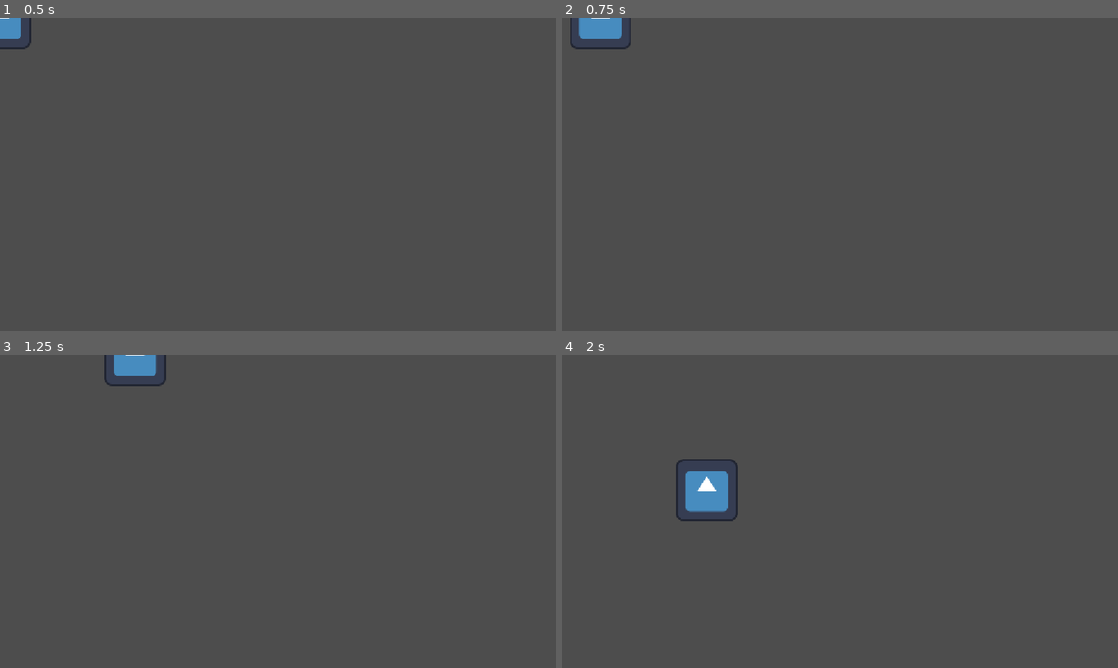
Above: before the commit, frames 1-4 (two rows, left to right).
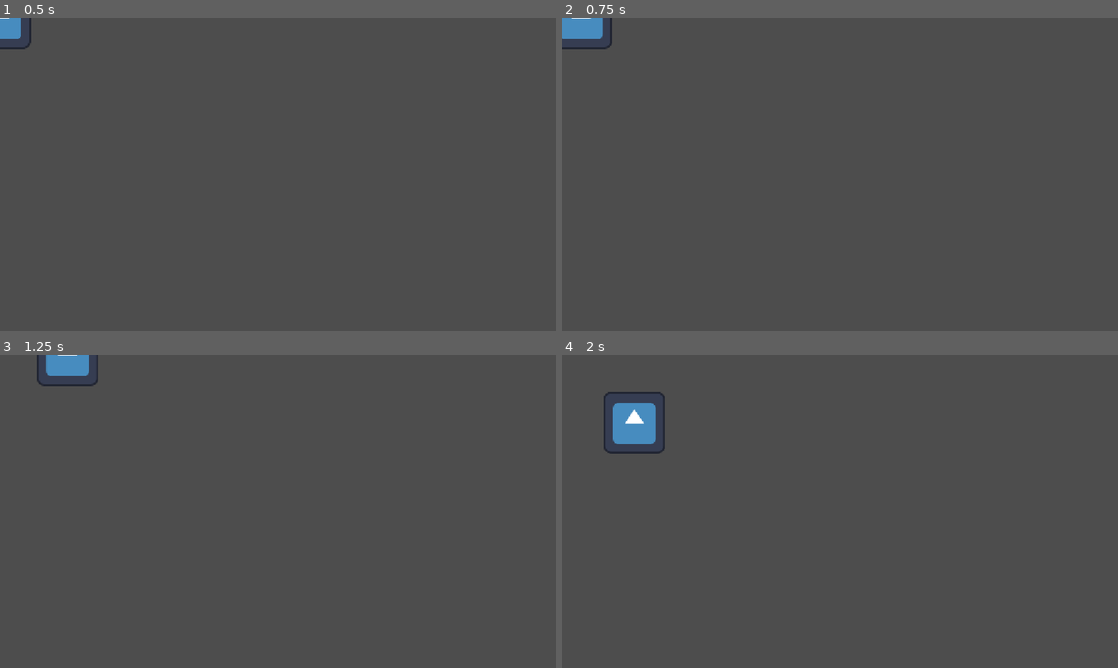
Above: after the commit, the same moments.

Repository: SousasaurusGamer/PruebaHavenGodot
Game: Godot game, scene res://jugador.tscn
Two runs of this game, one before a commit and one after it. Both use one fixed random seed, a clock stepped at 60 frames per second and the inputs below. The engine's default icon, where the game draws it, is replaced by a stand-in: a white triangle on a blue panel in a dark square.
Inputs:
- Up to frame 1 (0.5 s): no input
- Up to frame 2 (0.75 s): tap Enter at 0.5 s; hold Right (ui_right) from 0.53 s (still down)
- Up to frame 3 (1.25 s): keep holding Right (ui_right)
- Up to frame 4 (2 s): release Right (ui_right) at 1.28 s; hold Down (ui_down) from 1.28 s (still down)

Frame 1 is identical in both runs. In frame 2, 0.6% of the frame differs, in the area x 0-13%, y 0-10%; in frame 3, 1.3%; in frame 4, 2.6%, in the area x 7-32%, y 11-54%.

Commit message:
decrease player movement speed

Diff:
--- a/character_body_2d.gd
+++ b/character_body_2d.gd
@@ -1,6 +1,6 @@
 extends CharacterBody2D
 
-@export var velocidad = 400.0
+@export var velocidad = 200.0
 
 func _physics_process(delta):
 	# Obtiene la dirección del teclado (flechas o WASD)
